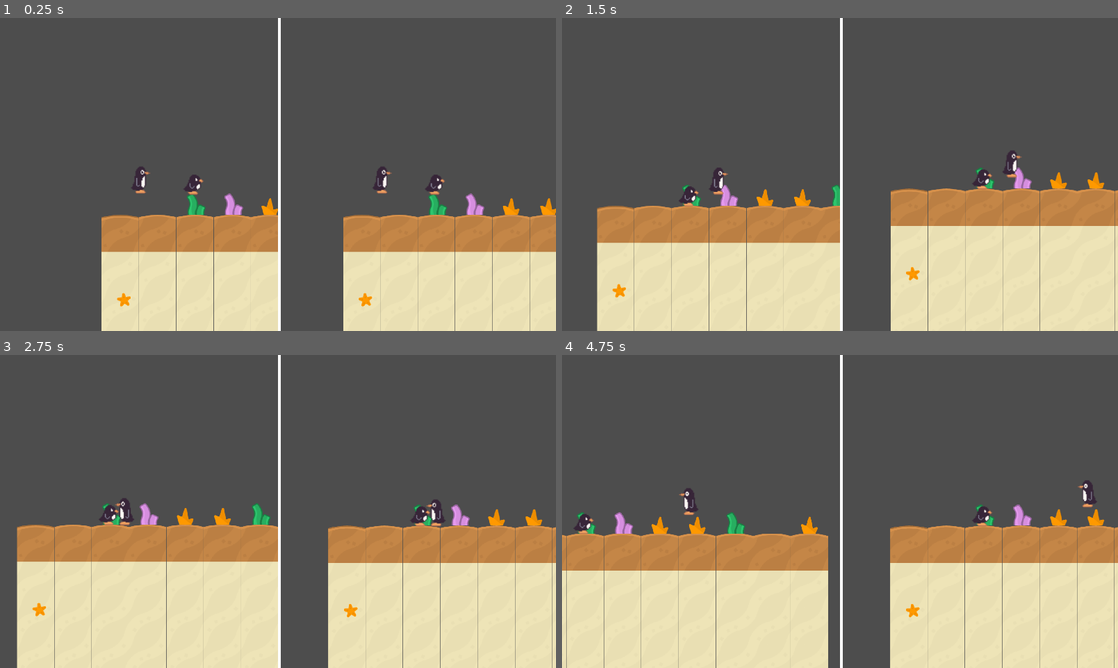
Above: before the commit, frames 1-4 (two rows, left to right).
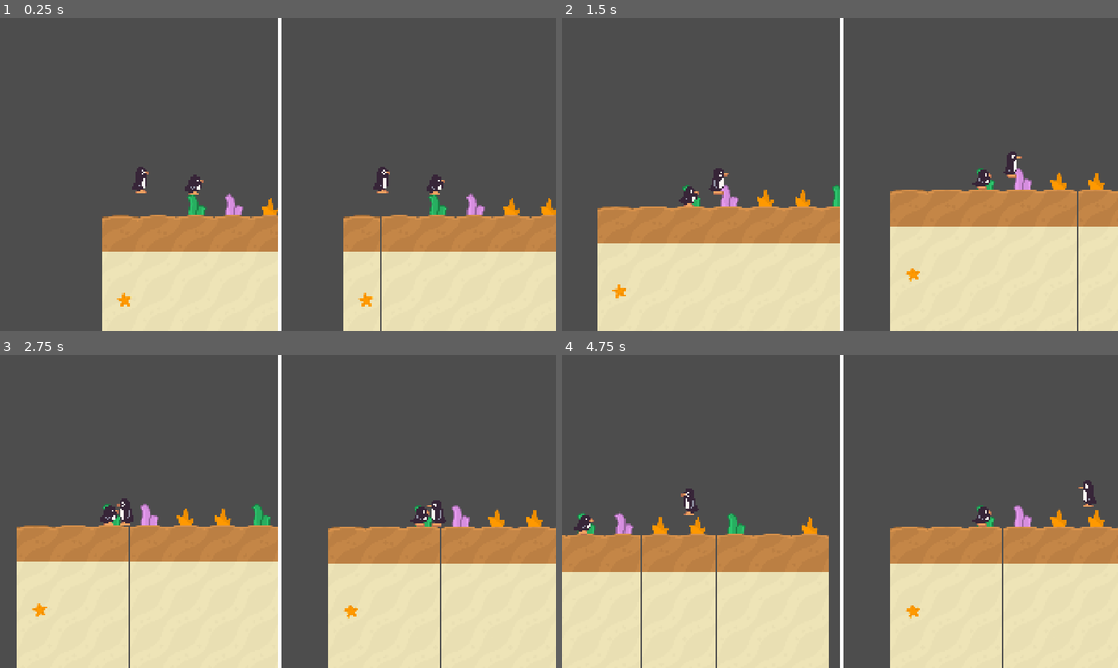
Above: after the commit, the same moments.

Repository: Shreyashz/couch-coop
Game: Godot game, scene res://Level/waterLevel.tscn
The game is run twice, just before and just after one commit, with the same random seed, the same clock (stepped at 60 frames per second) and the same inputs. The project has no main scene, so this scene is started directly.
Inputs:
- Up to frame 1 (0.25 s): no input
- Up to frame 2 (1.5 s): hold D (p1_move_right) from 0.53 s (still down); tap E (p1_interact) at 0.6, 1.35 s; tap Q (p1_jump) at 0.77 s
- Up to frame 3 (2.75 s): tap Q (p1_jump) at 1.52 s; release D (p1_move_right) at 2.03 s; hold A (p1_move_left) from 2.03 s (still down); tap E (p1_interact) at 2.1 s
- Up to frame 4 (4.75 s): release A (p1_move_left) at 2.78 s; hold D (p1_move_right) 2.78-4.28 s; tap E (p1_interact) at 2.85, 3.6, 4.35 s; tap Q (p1_jump) at 3.02, 3.77, 4.52 s; hold A (p1_move_left) from 4.28 s (still down)

The runs differ from the first frame. In frame 1, 1.4% of the frame differs, in the area x 18-100%, y 0-100%; in frame 2, 1.7%; in frame 3, 1.7%; in frame 4, 1.9%, in the area x 0-100%, y 0-100%.

Commit message:
nearest thing

Diff:
--- a/Level/waterleveltest.tscn
+++ b/Level/waterleveltest.tscn
@@ -17,6 +17,7 @@
 collision_layer = 5
 
 [node name="p2_player_body" parent="." instance=ExtResource("3_m16d8")]
+texture_filter = 1
 position = Vector2(187, 0)
 collision_layer = 5
 
--- a/Prefab/Player1.tscn
+++ b/Prefab/Player1.tscn
@@ -70,6 +70,7 @@
 autoplay = "RESET"
 
 [node name="playerBody_Sprite" type="Sprite2D" parent="."]
+texture_filter = 1
 position = Vector2(4.20499, -10)
 scale = Vector2(3, 2.989)
 texture = ExtResource("3_77ygc")
--- a/project.godot
+++ b/project.godot
@@ -18,7 +18,7 @@
 
 window/size/viewport_width=1920
 window/size/viewport_height=1080
-window/stretch/mode="viewport"
+window/stretch/mode="canvas_items"
 
 [input]
 
